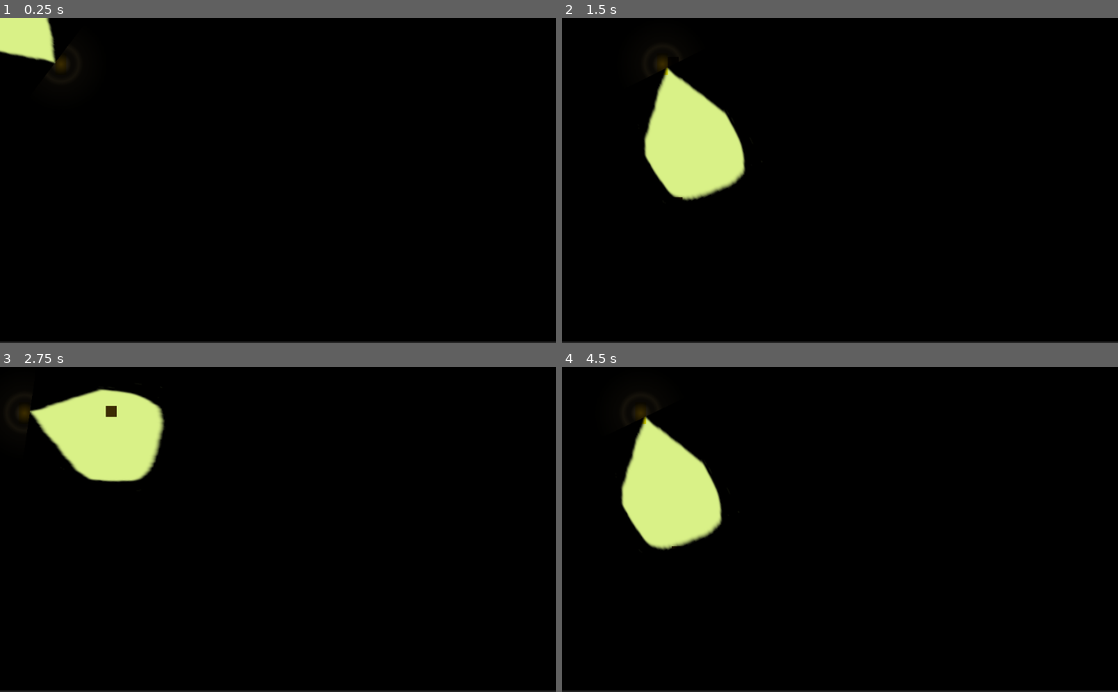
Above: before the commit, frames 1-4 (two rows, left to right).
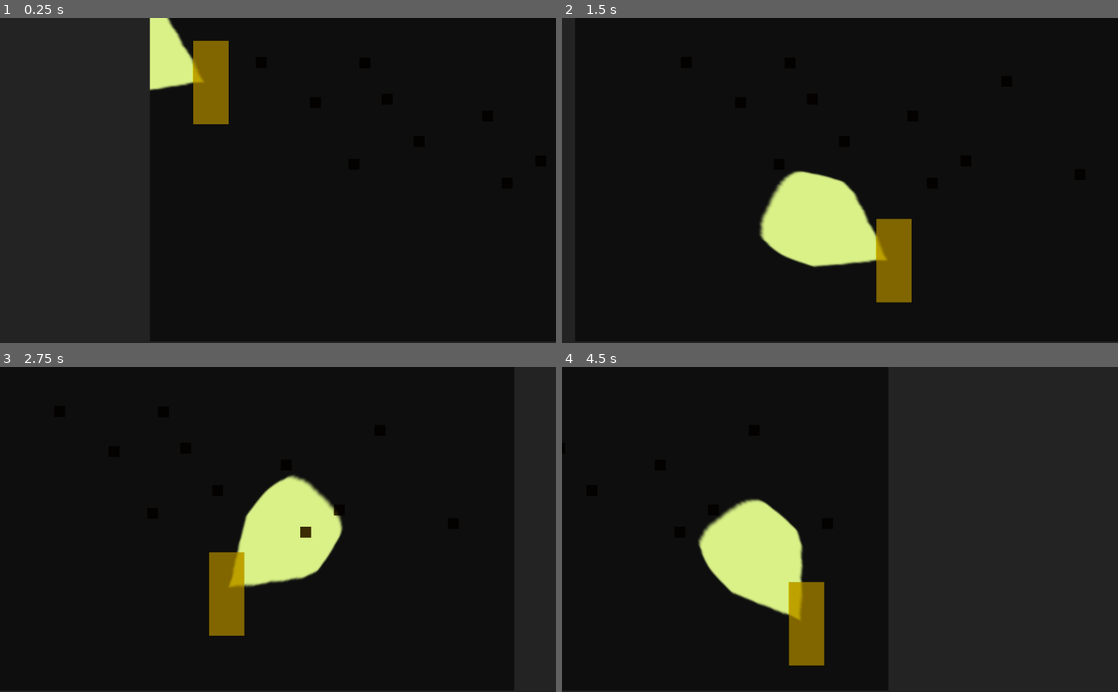
Above: after the commit, the same moments.

Repository: FreekDS/brackeys-jam-2022.1
Game: Godot game, scene res://Game/Game.tscn
Same seed, same stepped clock (60 frames per second), same inputs: the game is played once before the commit and once after it.
Inputs (mouse positions are in pixels of both pictures, inside the frame that each line leads up to):
- Up to frame 1 (0.25 s): no input
- Up to frame 2 (1.5 s): move the mouse to (962, 164) at 0.52 s; hold Space (jump, bound only after the commit) 0.53-1.28 s; hold D (right) from 0.53 s (still down); move the mouse to (728, 196) at 1.27 s; tap Space (jump, bound only after the commit) at 1.35 s
- Up to frame 3 (2.75 s): tap Space (jump, bound only after the commit) at 1.52, 1.82 s; move the mouse to (333, 458) at 2.02 s; release D (right) at 2.03 s; hold A (left) from 2.03 s (still down); hold Space (jump, bound only after the commit) from 2.03 s (still down)
- Up to frame 4 (4.5 s): move the mouse to (812, 594) at 2.77 s; release A (left) at 2.78 s; release Space (jump, bound only after the commit) at 2.78 s; hold D (right) 2.78-4.28 s; tap Space (jump, bound only after the commit) at 2.85, 3.02, 3.32, 4.35 s; move the mouse to (1006, 578) at 3.52 s; hold Space (jump, bound only after the commit) 3.53-4.28 s; move the mouse to (673, 480) at 4.27 s; hold A (left) from 4.28 s (still down)

The runs differ from the first frame. In frame 1, 30% of the frame differs, in the area x 0-42%, y 0-100%; in frame 2, 14%; in frame 3, 19%; in frame 4, 52%, in the area x 10-100%, y 0-100%.

Commit message:
Some movement

Diff:
--- /dev/null
+++ b/Camera.gd
@@ -0,0 +1,20 @@
+extends Camera2D
+
+
+export(NodePath) var TrackingObject = null
+
+var tween = Tween.new()
+onready var obj : KinematicBody2D = get_node(TrackingObject)
+
+func _ready():
+	add_child(tween)
+
+func _process(_delta):
+	if global_position.x != obj.global_position.x:
+		if tween.is_active():
+			tween.stop_all()
+		tween.interpolate_property(self, "global_position:x",
+			global_position.x, obj.global_position.x, 0.2,
+			Tween.TRANS_LINEAR, Tween.EASE_OUT_IN
+		)
+		tween.start()
--- /dev/null
+++ b/Camera.tscn
@@ -0,0 +1,6 @@
+[gd_scene load_steps=2 format=2]
+
+[ext_resource path="res://Camera.gd" type="Script" id=1]
+
+[node name="TrackingCam" type="Camera2D"]
+script = ExtResource( 1 )
--- a/Game/Game.tscn
+++ b/Game/Game.tscn
@@ -1,7 +1,8 @@
-[gd_scene load_steps=5 format=2]
+[gd_scene load_steps=6 format=2]
 
 [ext_resource path="res://Player/Player.tscn" type="PackedScene" id=1]
 [ext_resource path="res://Entities/Box/Box.tscn" type="PackedScene" id=2]
+[ext_resource path="res://Camera.tscn" type="PackedScene" id=3]
 
 [sub_resource type="Gradient" id=1]
 offsets = PoolRealArray( 0.63388 )
@@ -26,6 +27,16 @@
 
 [node name="Game" type="Node2D" parent="."]
 
+[node name="TrackingCam" parent="Game" instance=ExtResource( 3 )]
+position = Vector2( 532, 300 )
+current = true
+TrackingObject = NodePath("../Player")
+
+[node name="Ground" type="StaticBody2D" parent="Game"]
+
+[node name="CollisionPolygon2D" type="CollisionPolygon2D" parent="Game/Ground"]
+polygon = PoolVector2Array( 2, 550, 1024, 553, 1024, 1, 1043, 0, 1043, 597, -20, 599, -20, 0, 7, 1 )
+
 [node name="Player" parent="Game" instance=ExtResource( 1 )]
 position = Vector2( 112, 85 )
 
@@ -33,35 +44,38 @@
 position = Vector2( 205, 82 )
 
 [node name="Box" parent="Game/Box" instance=ExtResource( 2 )]
-position = Vector2( 7, 259 )
+position = Vector2( 453, 223 )
 
 [node name="Box2" parent="Game/Box" instance=ExtResource( 2 )]
 position = Vector2( 590, 35 )
 
 [node name="Box3" parent="Game/Box" instance=ExtResource( 2 )]
-position = Vector2( 476, 332 )
+position = Vector2( 417, 99 )
 
 [node name="Box4" parent="Game/Box" instance=ExtResource( 2 )]
-position = Vector2( 344, 129 )
+position = Vector2( 191, 1 )
 
 [node name="Box5" parent="Game/Box" instance=ExtResource( 2 )]
-position = Vector2( 4, 400 )
+position = Vector2( 171, 188 )
 
 [node name="Box6" parent="Game/Box" instance=ExtResource( 2 )]
 position = Vector2( 515, 182 )
 
 [node name="Box7" parent="Game/Box" instance=ExtResource( 2 )]
-position = Vector2( 258, 381 )
+position = Vector2( 291, 146 )
 
 [node name="Box8" parent="Game/Box" instance=ExtResource( 2 )]
-position = Vector2( 746, 387 )
+position = Vector2( 725, 207 )
 
 [node name="Box9" parent="Game/Box" instance=ExtResource( 2 )]
-position = Vector2( -140, 139 )
+position = Vector2( 100, 74 )
 
 [node name="Box10" parent="Game/Box" instance=ExtResource( 2 )]
-position = Vector2( 352, -22 )
+position = Vector2( 232, 68 )
 
 [node name="CanvasModulate" type="CanvasModulate" parent="Game"]
 scale = Vector2( 1.00415, 1 )
-color = Color( 0, 0, 0, 1 )
+color = Color( 0.0588235, 0.0588235, 0.0588235, 1 )
+
+[node name="Colliders" type="Node2D" parent="Game"]
+position = Vector2( 1, 551 )
--- a/Player/Player.gd
+++ b/Player/Player.gd
@@ -1,30 +1,27 @@
 extends KinematicBody2D
 
-export var speed = 200
+export var speed = 500
+export var jump_strength = 350
+export var GRAVITY = 981
 
-var direction = Vector2.ZERO
 var velocity = Vector2.ZERO
 
 onready var light = $LightJoint
 
-func get_input_vec():
-	var dir = Vector2.ZERO
+func get_input():
+	var dir = 0
 	if Input.is_action_pressed("left") and not Input.is_action_pressed("right"):
-		dir.x = -1
+		dir = -1
 	elif Input.is_action_pressed("right") and not Input.is_action_pressed("left"):
-		dir.x = 1
-	if Input.is_action_pressed("down") and not Input.is_action_pressed("up"):
-		dir.y = 1
-	elif Input.is_action_pressed("up") and not Input.is_action_pressed("down"):
-		dir.y = -1
+		dir = 1
 	return dir
 
-
-func _ready():
-	pass
-
-
-func _physics_process(_delta):
-	direction = get_input_vec()
-	velocity = move_and_slide(direction.normalized() * speed)
+func _physics_process(delta):
+	var dir = get_input()
+	velocity.x = dir * speed
+	velocity.y += GRAVITY * delta
+	velocity = move_and_slide(velocity, Vector2.UP)
+	if Input.is_action_pressed("jump"):
+		if is_on_floor():
+			velocity.y = -jump_strength
 	light.look_at(get_global_mouse_position())
--- /dev/null
+++ b/Player/Player.tres
@@ -0,0 +1,9 @@
+[gd_resource type="GradientTexture" load_steps=2 format=2]
+
+[sub_resource type="Gradient" id=2]
+offsets = PoolRealArray( 0.497436 )
+colors = PoolColorArray( 1, 0.890625, 0, 1 )
+
+[resource]
+gradient = SubResource( 2 )
+width = 30
--- a/Player/Player.tscn
+++ b/Player/Player.tscn
@@ -1,30 +1,23 @@
-[gd_scene load_steps=7 format=2]
+[gd_scene load_steps=5 format=2]
 
 [ext_resource path="res://Player/Player.gd" type="Script" id=1]
 [ext_resource path="res://Player/flashlight.png" type="Texture" id=2]
-[ext_resource path="res://Player/crystalLightMap.png" type="Texture" id=3]
+[ext_resource path="res://Player/Player.tres" type="Texture" id=3]
 
 [sub_resource type="RectangleShape2D" id=1]
-extents = Vector2( 10, 20 )
-
-[sub_resource type="Gradient" id=2]
-offsets = PoolRealArray( 0.497436 )
-colors = PoolColorArray( 1, 0.890625, 0, 1 )
-
-[sub_resource type="GradientTexture" id=3]
-gradient = SubResource( 2 )
-width = 30
+extents = Vector2( 33, 78 )
 
 [node name="Player" type="KinematicBody2D"]
 script = ExtResource( 1 )
 
 [node name="Collider" type="CollisionShape2D" parent="."]
+position = Vector2( 0, 1 )
 shape = SubResource( 1 )
 
 [node name="Sprite" type="Sprite" parent="."]
-position = Vector2( 0, 9.53674e-07 )
-scale = Vector2( 0.666667, 40 )
-texture = SubResource( 3 )
+position = Vector2( 3.05176e-05, 1 )
+scale = Vector2( 2.2, 155.5 )
+texture = ExtResource( 3 )
 
 [node name="LightJoint" type="Node2D" parent="."]
 
@@ -36,12 +29,10 @@
 texture_scale = 1.45
 color = Color( 0.854902, 0.94902, 0.533333, 1 )
 mode = 2
-shadow_enabled = true
-shadow_color = Color( 0, 0, 0, 1 )
 
 [node name="Light2D" type="Light2D" parent="."]
+position = Vector2( 0.500002, 1 )
+scale = Vector2( 2.16667, 154 )
 texture = ExtResource( 3 )
-texture_scale = 0.3
-color = Color( 0.976471, 0.823529, 0.494118, 1 )
-energy = 0.5
-range_height = 413.4
+energy = 0.7
+mode = 2
--- a/project.godot
+++ b/project.godot
@@ -13,6 +13,14 @@
 config/name="GameJam"
 run/main_scene="res://Game/Game.tscn"
 config/icon="res://icon.png"
+
+[display]
+
+window/size/resizable=false
+
+[global]
+
+full=false
 
 [input]
 
@@ -40,6 +48,11 @@
 , Object(InputEventKey,"resource_local_to_scene":false,"resource_name":"","device":0,"alt":false,"shift":false,"control":false,"meta":false,"command":false,"pressed":false,"scancode":83,"physical_scancode":0,"unicode":0,"echo":false,"script":null)
  ]
 }
+jump={
+"deadzone": 0.5,
+"events": [ Object(InputEventKey,"resource_local_to_scene":false,"resource_name":"","device":0,"alt":false,"shift":false,"control":false,"meta":false,"command":false,"pressed":false,"scancode":32,"physical_scancode":0,"unicode":0,"echo":false,"script":null)
+ ]
+}
 
 [physics]
 
Binary file changed: Player/flashlight.png
Not shown, changed: Player/flashlight.xcf
